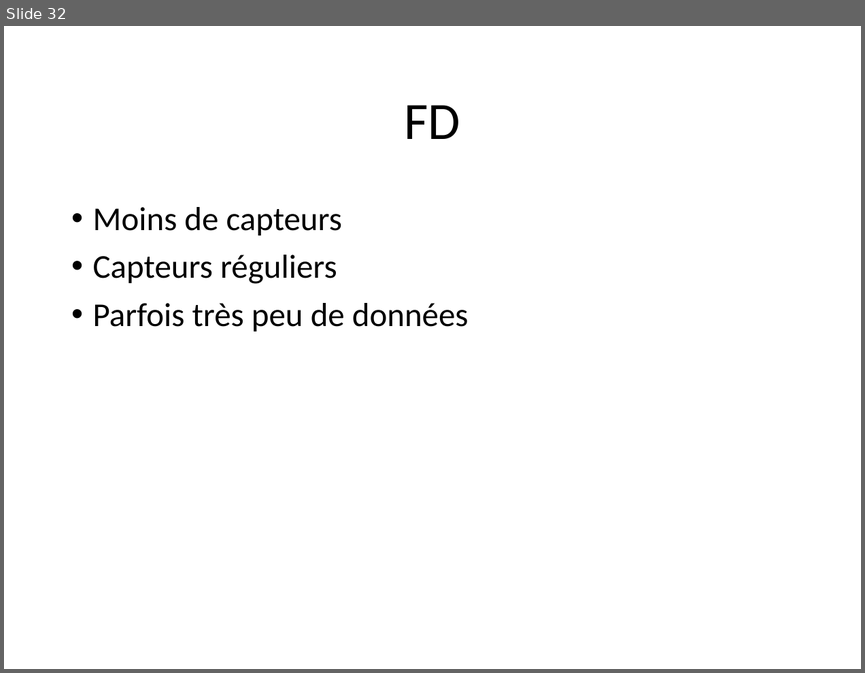
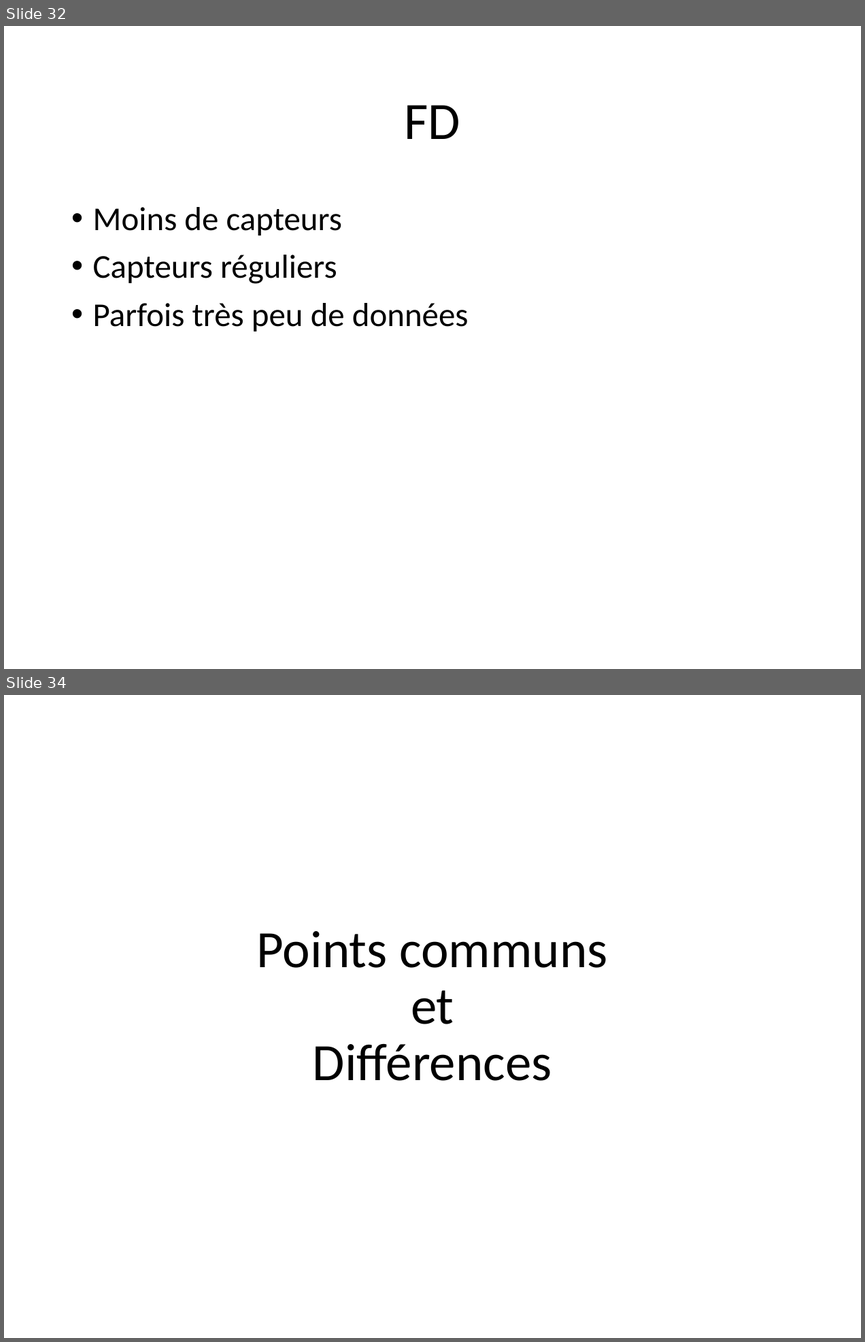
Before and after one commit to staufga0/DM_Project, a slide deck: Data Mining Presentation.pptm. Shown one above the other, each under a label of ours: slide 32 before the commit, slides 32 and 34 after it; the slides between them are not shown. The pictures are 865x673 and 865x1342 pixels, drawn with LibreOffice and Linux fonts; fonts in the diff are those of the drawing. Boxes give left, top, right and bottom in pixels: in the first picture for what was removed or moved away, otherwise in the second. Text is boxed around its words. In the diff, an @@ line names an element or a change of style, - is before the commit and + after.

```diff
--- a/Data Mining Presentation.pptm
+++ b/Data Mining Presentation.pptm
@@ slide 34 added at (4,695,861,1338), background #FFFFFF @@
@@ title added at (257,931,607,1081), 44 pt, text #000000 @@
+Points communs
+et
+Différences
```
Also in this commit, not shown: 2 slides changed, 1 other slide added.
